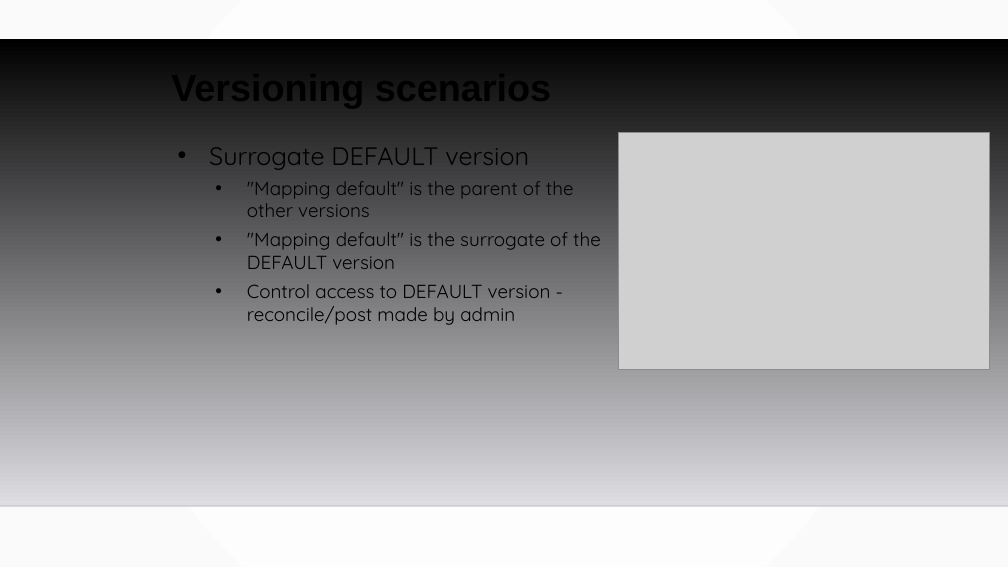
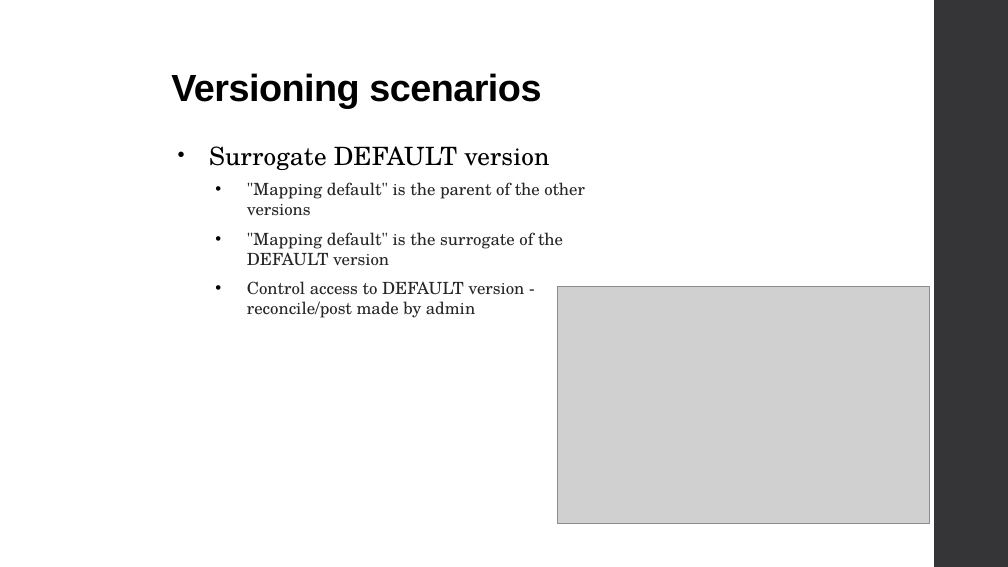
Before and after one commit to MGIS-UMN/GIS5577_week9, a slide deck: slide 18 of Database_Administration.odp. Drawn at 1008x567 pixels with LibreOffice and Linux fonts; fonts in the diff are those of the drawing; grey boxes stand for pictures; background and template pictures are left out. Boxes give left, top, right and bottom in pixels: in the first picture for what was removed or moved away, otherwise in the second. Text is boxed around its words. In the diff, an @@ line names an element or a change of style, - is before the commit and + after.

```diff
--- a/Database_Administration.odp
+++ b/Database_Administration.odp
@@ background gradient #FFFFFF to #FAFAFA to #FFFFFF @@
@@ title "Versioning scenarios" at (171,73,541,108): letter spacing 0 to -0.5 pt @@
@@ freeform shape added at (934,0,1008,567), fill #353537 @@
@@ freeform shape removed at (0,39,1008,506) @@
@@ text "Surrogate DEFAULT version" at (209,146,585,318): font Quicksand to TeX Gyre Schola; letter spacing 0 to 0.1 pt in "Surrogate DEFAULT version"; size 18 to 16 pt, text colour #000000 to #262626 in ""Mapping default" is the parent of the ...", ""Mapping default" is the surrogate of the ...", "Control access to DEFAULT version - reconcile/post ..."; more space between paragraphs @@
@@ picture: place and size @@
-picture at (619,132,991,370)
+picture at (558,287,930,524)
@@ line removed from (0, 506) to (1008, 506) @@
```
Also in this commit, not shown: 20 other slides changed, 1 other file.
